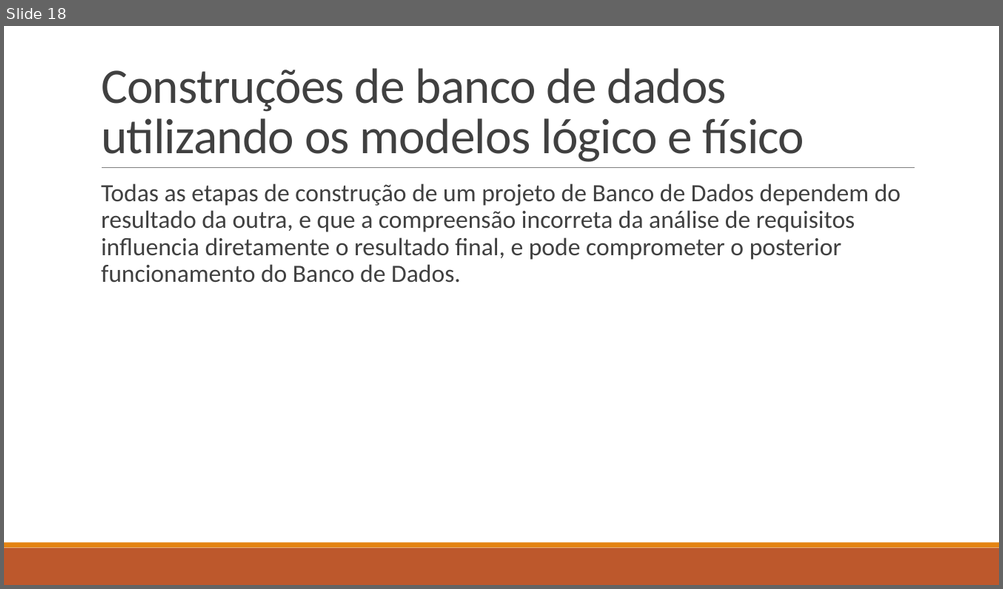
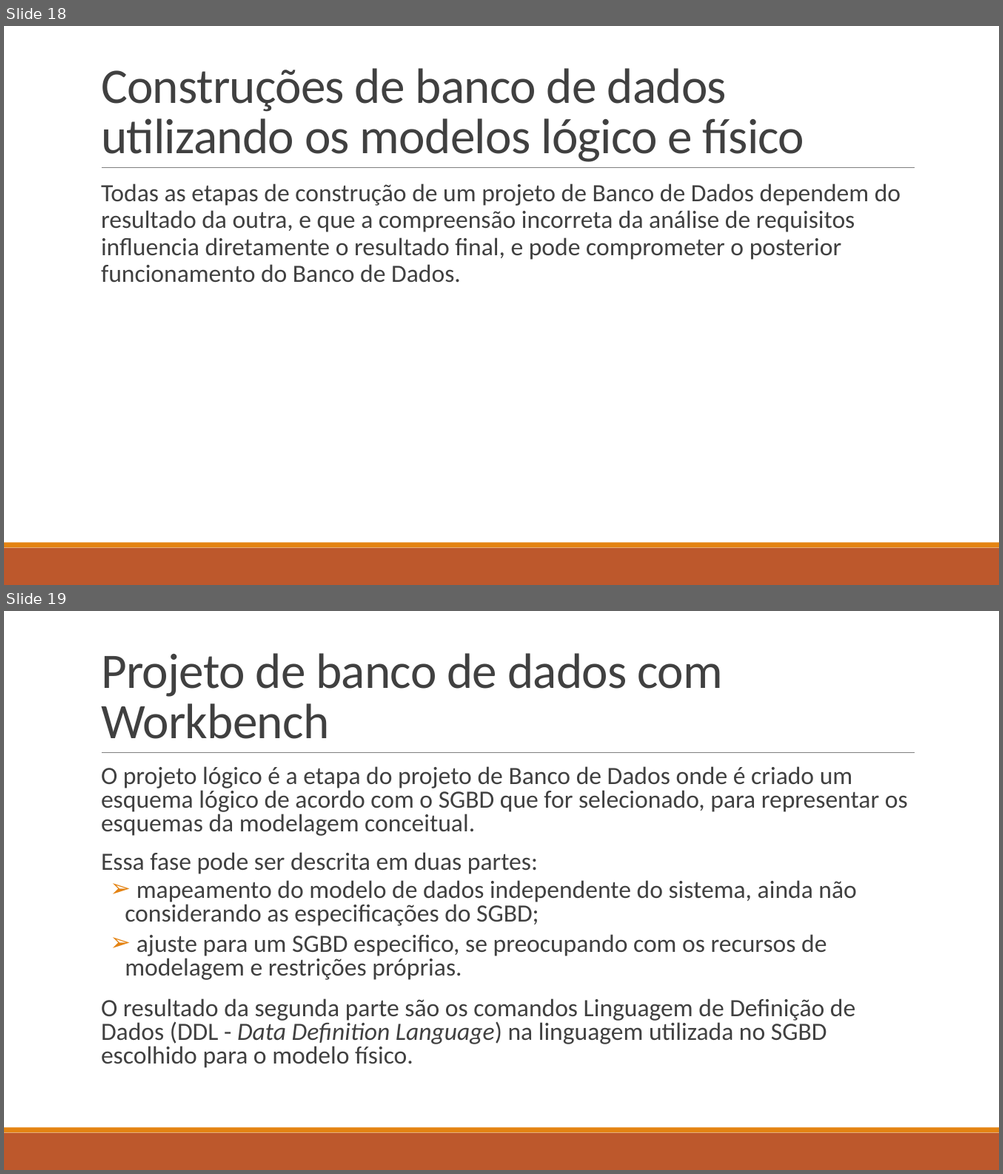
Before and after one commit to LucasHerculanoAmaro/Minhas-Aulas, a slide deck: Euripedes Simões de Paula/Banco de Dados/Aula 9/Projeto de Banco de Dados.pptx. Shown one above the other, each under a label of ours: slide 18 before the commit, slides 18 and 19 after it. The pictures are 1003x589 and 1003x1174 pixels, drawn with LibreOffice and Linux fonts; fonts in the diff are those of the drawing. Boxes give left, top, right and bottom in pixels: in the first picture for what was removed or moved away, otherwise in the second. Text is boxed around its words. In the diff, an @@ line names an element or a change of style, - is before the commit and + after.

Commit message:
atualizando a aula 9 de Banco de Dados

```diff
--- a/Euripedes Simões de Paula/Banco de Dados/Aula 9/Projeto de Banco de Dados.pptx
+++ b/Euripedes Simões de Paula/Banco de Dados/Aula 9/Projeto de Banco de Dados.pptx
@@ slide 19 added at (4, 611, 999, 1170), background #FFFFFF; not listed: 3 template elements that a slide beside it also shows @@
@@ title added at (101, 653, 722, 739), 48 pt, text #404040 @@
+Projeto de banco de dados com Workbench
@@ text added at (101, 766, 908, 1068), 24 pt, text #404040 @@
+  O projeto lógico é a etapa do projeto de Banco de Dados onde é criado um esquema lógico de acordo com o SGBD que for selecionado, para representar os esquemas da modelagem conceitual.
+  Essa fase pode ser descrita em duas partes:
+  ➢ mapeamento do modelo de dados independente do sistema, ainda não considerando as especificações do SGBD;
+  ➢ ajuste para um SGBD especifico, se preocupando com os recursos de modelagem e restrições próprias.
+  O resultado da segunda parte são os comandos Linguagem de Definição de Dados (DDL - Data Definition Language) na linguagem utilizada no SGBD escolhido para o modelo físico.
```
Also in this commit, not shown: 7 other slides added, 2 other files.
